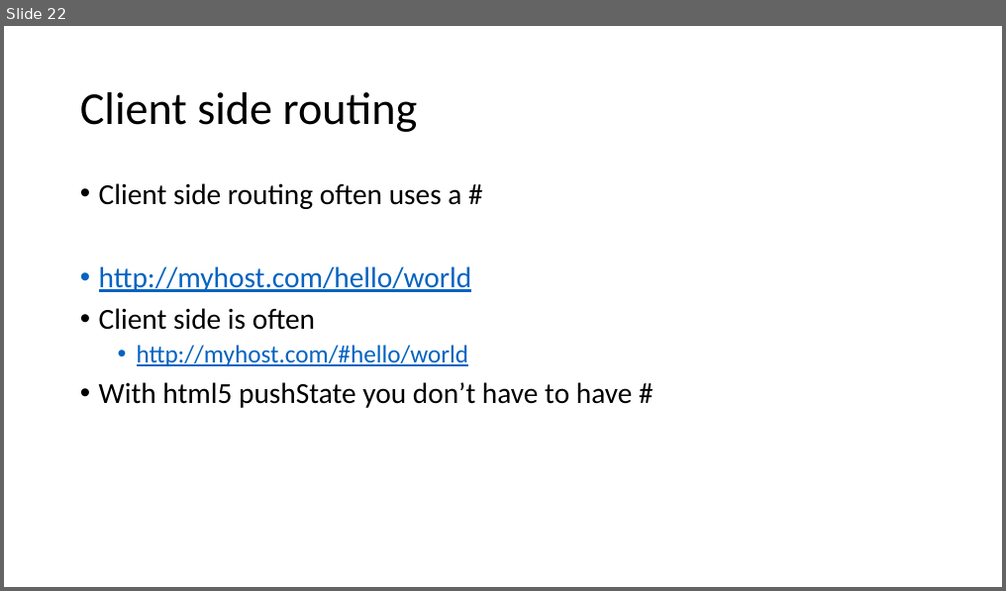
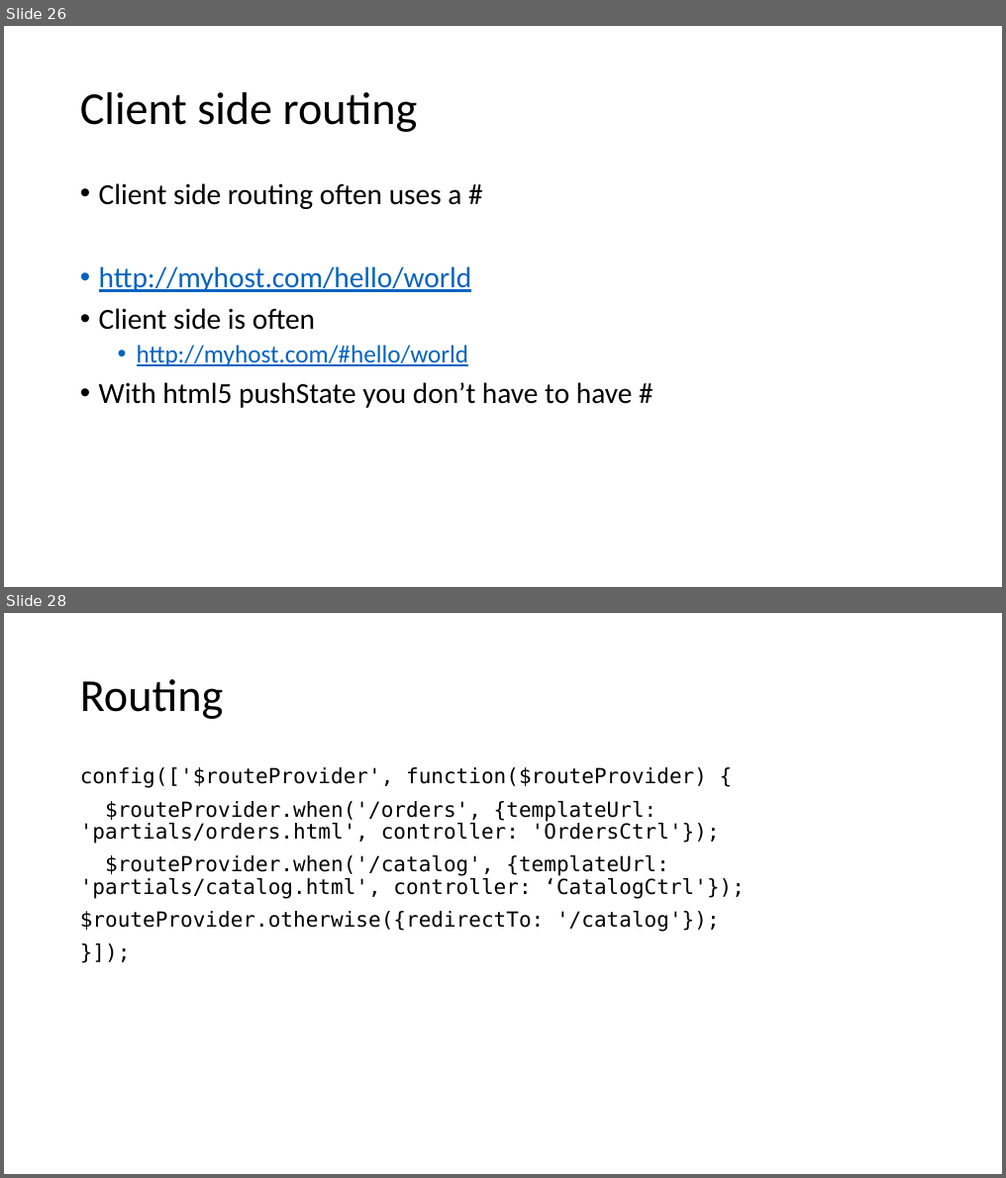
Before and after one commit to chadmichel/JavaScriptStuff, a slide deck: Java and You.pptx. Shown one above the other, each under a label of ours: slide 22 before the commit, slides 26 and 28 after it; the slides between them are not shown. The pictures are 1006x591 and 1006x1178 pixels, drawn with LibreOffice and Linux fonts; fonts in the diff are those of the drawing. Boxes give left, top, right and bottom in pixels: in the first picture for what was removed or moved away, otherwise in the second. Text is boxed around its words. In the diff, an @@ line names an element or a change of style, - is before the commit and + after.

```diff
--- a/Java and You.pptx
+++ b/Java and You.pptx
@@ slide 28 added at (4,613,1002,1174), background #FFFFFF @@
@@ title added at (80,679,223,719), 44 pt, text #000000 @@
+Routing
@@ text added at (80,767,745,932), 20 pt, text #000000 @@
+config(['$routeProvider', function($routeProvider) {
+$routeProvider.when('/orders', {templateUrl: 'partials/orders.html', controller: 'OrdersCtrl'});
+$routeProvider.when('/catalog', {templateUrl: 'partials/catalog.html', controller: ‘CatalogCtrl'});
+$routeProvider.otherwise({redirectTo: '/catalog'});
+}]);
@@ what was slide 22 is now slide 26 @@
```
Also in this commit, not shown: 1 slide changed, 8 other slides added, 2 slides removed, 9 other files.
